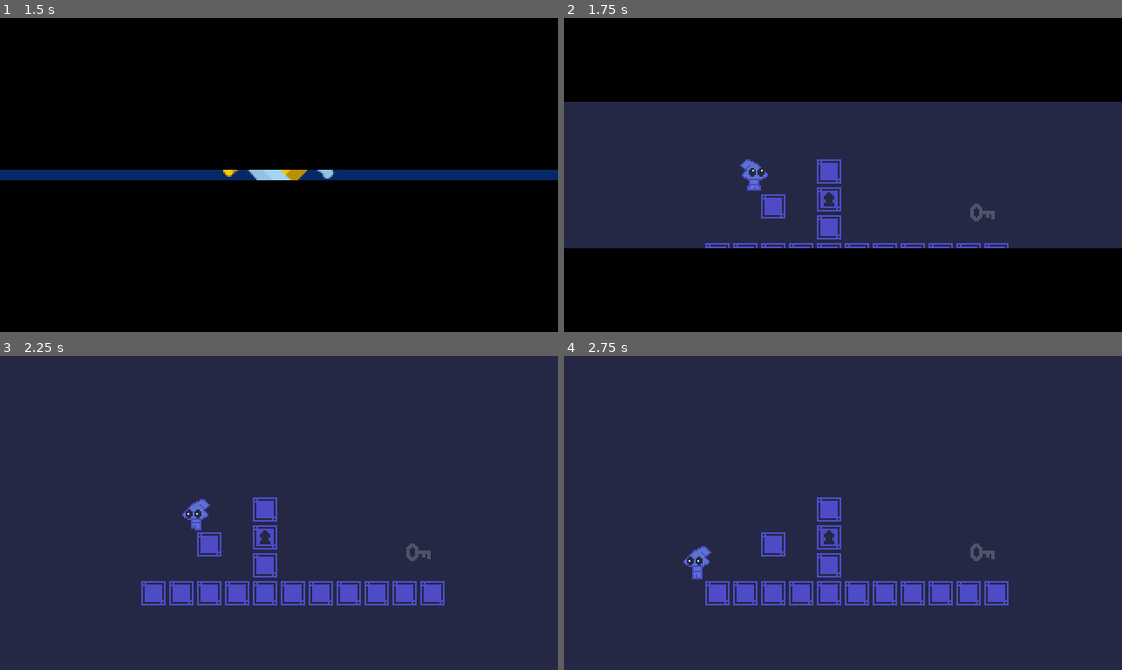
Above: before the commit, frames 1-4 (two rows, left to right).
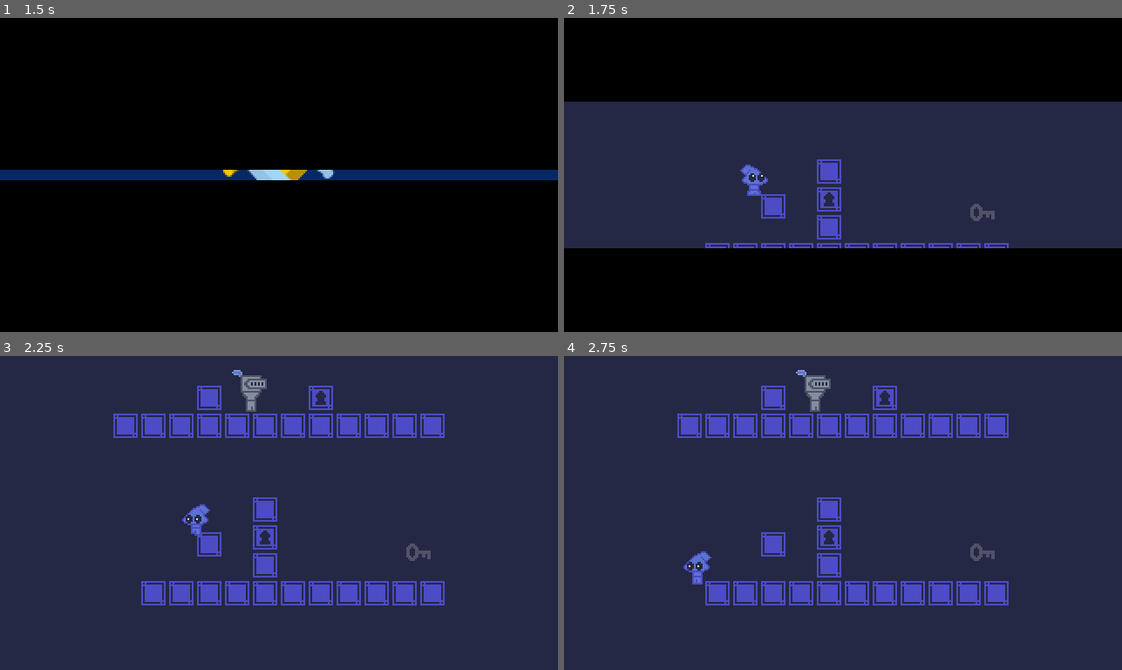
Above: after the commit, the same moments.

Repository: dw3nt/palette-jam-2-break
Game: Godot game, scene res://Main.tscn
Same seed, same stepped clock (60 frames per second), same inputs: the game is played once before the commit and once after it.
Inputs:
- Up to frame 1 (1.5 s): hold S (crouch) 0.53-1.28 s; hold D (move_right) from 0.53 s (still down); tap Space (jump) at 0.77 s; tap E (interact) at 1.35 s
- Up to frame 2 (1.75 s): keep holding D (move_right); tap Space (jump) at 1.52 s
- Up to frame 3 (2.25 s): release D (move_right) at 2.03 s; hold A (move_left) from 2.03 s (still down); hold Shift (throw) from 2.03 s (still down)
- Up to frame 4 (2.75 s): keep holding A (move_left); keep holding Shift (throw)

Frame 1 is identical in both runs. In frame 2, 0.3% of the frame differs, in the area x 31-37%, y 45-57%; in frame 3, 4.4%, in the area x 20-80%, y 4-58%; in frame 4, 4.4%.

Commit message:
guard with basic patrol and idle states

Diff:
--- a/Main.gd
+++ b/Main.gd
@@ -27,6 +27,7 @@
 
 
 func _ready():
+	randomize()
 	TransitionsLoader.initTransitions(transitionsWrap)
 
 	currentRoom = roomWrap.get_child(0)
--- /dev/null
+++ b/characters/guard/Guard.gd
@@ -0,0 +1,26 @@
+extends KinematicBody2D
+
+onready var stateWrap = $GuardStateMachine as GuardStateMachine
+
+
+func _ready() -> void:
+	stateWrap.ready()
+	stateWrap.velocity = Vector2(0, stateWrap.state.GRAVITY)
+
+
+func _input(event) -> void:
+	stateWrap.state.input(event)
+
+
+func _unhandled_input(event) -> void:
+	stateWrap.state.unhandled_input(event)
+
+
+func _process(delta) -> void:
+	stateWrap.state.process(delta)
+
+
+func _physics_process(delta) -> void:
+	stateWrap.state.physics_process(delta)
+	move_and_slide(stateWrap.velocity, Vector2.UP)
+	stateWrap.isOnFloor = is_on_floor()
--- /dev/null
+++ b/characters/guard/Guard.tscn
@@ -0,0 +1,114 @@
+[gd_scene load_steps=10 format=2]
+
+[ext_resource path="res://assets/images/characters/guard.png" type="Texture" id=1]
+[ext_resource path="res://characters/guard/Guard.gd" type="Script" id=2]
+[ext_resource path="res://characters/guard/GuardStateMachine.gd" type="Script" id=3]
+[ext_resource path="res://characters/guard/Idle.gd" type="Script" id=4]
+[ext_resource path="res://characters/guard/Patrol.gd" type="Script" id=5]
+
+[sub_resource type="RectangleShape2D" id=1]
+extents = Vector2( 5, 10 )
+
+[sub_resource type="Animation" id=2]
+length = 0.001
+tracks/0/type = "value"
+tracks/0/path = NodePath("Sprite:frame")
+tracks/0/interp = 1
+tracks/0/loop_wrap = true
+tracks/0/imported = false
+tracks/0/enabled = true
+tracks/0/keys = {
+"times": PoolRealArray( 0 ),
+"transitions": PoolRealArray( 1 ),
+"update": 0,
+"values": [ 0 ]
+}
+
+[sub_resource type="Animation" id=3]
+resource_name = "idle"
+length = 0.5
+loop = true
+tracks/0/type = "value"
+tracks/0/path = NodePath("Sprite:frame")
+tracks/0/interp = 1
+tracks/0/loop_wrap = true
+tracks/0/imported = false
+tracks/0/enabled = true
+tracks/0/keys = {
+"times": PoolRealArray( 0, 0.1, 0.2, 0.3, 0.4 ),
+"transitions": PoolRealArray( 1, 1, 1, 1, 1 ),
+"update": 1,
+"values": [ 0, 1, 2, 3, 4 ]
+}
+
+[sub_resource type="Animation" id=4]
+resource_name = "run"
+length = 0.4
+loop = true
+tracks/0/type = "value"
+tracks/0/path = NodePath("Sprite:frame")
+tracks/0/interp = 1
+tracks/0/loop_wrap = true
+tracks/0/imported = false
+tracks/0/enabled = true
+tracks/0/keys = {
+"times": PoolRealArray( 0, 0.1, 0.2, 0.3 ),
+"transitions": PoolRealArray( 1, 1, 1, 1 ),
+"update": 1,
+"values": [ 5, 6, 7, 8 ]
+}
+
+[node name="Guard" type="KinematicBody2D"]
+collision_layer = 8
+script = ExtResource( 2 )
+
+[node name="Sprite" type="Sprite" parent="."]
+position = Vector2( 0, -12 )
+texture = ExtResource( 1 )
+hframes = 9
+
+[node name="CollisionShape2D" type="CollisionShape2D" parent="."]
+position = Vector2( 0, -10 )
+shape = SubResource( 1 )
+
+[node name="AnimationPlayer" type="AnimationPlayer" parent="."]
+autoplay = "idle"
+anims/RESET = SubResource( 2 )
+anims/idle = SubResource( 3 )
+anims/run = SubResource( 4 )
+
+[node name="GuardStateMachine" type="Node2D" parent="."]
+script = ExtResource( 3 )
+animationPlayerPath = NodePath("../AnimationPlayer")
+spritePath = NodePath("../Sprite")
+
+[node name="Idle" type="Node2D" parent="GuardStateMachine"]
+script = ExtResource( 4 )
+
+[node name="Timer" type="Timer" parent="GuardStateMachine/Idle"]
+one_shot = true
+
+[node name="Patrol" type="Node2D" parent="GuardStateMachine"]
+script = ExtResource( 5 )
+
+[node name="Timer" type="Timer" parent="GuardStateMachine/Patrol"]
+
+[node name="EdgeDetect" type="RayCast2D" parent="GuardStateMachine/Patrol"]
+position = Vector2( 5, 0 )
+cast_to = Vector2( 0, 6 )
+collision_mask = 64
+collide_with_areas = true
+collide_with_bodies = false
+
+[node name="EdgeTimer" type="Timer" parent="GuardStateMachine/Patrol/EdgeDetect"]
+wait_time = 0.2
+one_shot = true
+
+[node name="WallDetect" type="RayCast2D" parent="GuardStateMachine/Patrol"]
+position = Vector2( 0, -4 )
+cast_to = Vector2( 6, 0 )
+collision_mask = 16
+
+[connection signal="timeout" from="GuardStateMachine/Idle/Timer" to="GuardStateMachine/Idle" method="_on_Timer_timeout"]
+[connection signal="timeout" from="GuardStateMachine/Patrol/Timer" to="GuardStateMachine/Patrol" method="_on_Timer_timeout"]
+[connection signal="timeout" from="GuardStateMachine/Patrol/EdgeDetect/EdgeTimer" to="GuardStateMachine/Patrol" method="_on_EdgeTimer_timeout"]
--- /dev/null
+++ b/characters/guard/GuardState.gd
@@ -0,0 +1,18 @@
+extends BaseState
+class_name GuardState
+
+const FRICTION := 0.4
+const AIR_FRICTION := 0.05
+const CHASE_SPEED := 75.0
+const ALERT_SPEED := 50.0
+const PATROL_SPEED := 30.0
+const JUMP_FORCE := -200.0
+const AIR_MOVE_SPEED := 60.0
+const GRAVITY := 10.0
+const LERP_THRESHOLD := 0.01
+
+var fsm : GuardStateMachine
+
+
+func handleFacing(facingDir : int) -> void:
+	fsm.sprite.flip_h = facingDir < 0
--- /dev/null
+++ b/characters/guard/GuardStateMachine.gd
@@ -0,0 +1,4 @@
+extends BaseStateMachine
+class_name GuardStateMachine
+
+var isOnFloor : bool
--- /dev/null
+++ b/characters/guard/Idle.gd
@@ -0,0 +1,28 @@
+extends GuardState
+
+const IDLE_TIME_MIN := 2.5
+const IDLE_TIME_MAX := 6.0
+
+var idleTime : float
+
+onready var timer = $Timer as Timer
+
+
+func _ready() -> void:
+	idleTime = rand_range(IDLE_TIME_MIN, IDLE_TIME_MAX)
+
+
+func enter_state(_params : Dictionary = {}) -> void:
+	fsm.anim.play("idle")
+	timer.start(idleTime)
+
+
+func physics_process(delta : float) -> void:
+	if fsm.velocity.x != 0:
+		fsm.velocity.x = lerp(fsm.velocity.x, 0.0, FRICTION)
+		if abs(fsm.velocity.x) < LERP_THRESHOLD:
+			fsm.velocity.x = 0
+
+
+func _on_Timer_timeout() -> void:
+	fsm.change_state("Patrol", { "moveDir" : 1 if randf() < 0.5 else -1 })
--- /dev/null
+++ b/characters/guard/Patrol.gd
@@ -0,0 +1,69 @@
+extends GuardState
+
+const WALL_DETECT_DISTANCE := 6
+const EDGE_DETECT_OFFSET := 5
+const PATROL_TIME_MIN := 2.0
+const PATROL_TIME_MAX := 4.0
+
+var patrolTime : float
+var moveDir : int = 1
+var shouldTurnAround : bool = true
+
+onready var timer = $Timer as Timer
+onready var wallDetect = $WallDetect as RayCast2D
+onready var edgeDetect = $EdgeDetect as RayCast2D
+onready var edgeTimer = $EdgeDetect/EdgeTimer as Timer
+
+
+func _ready() -> void:
+	patrolTime = rand_range(PATROL_TIME_MIN, PATROL_TIME_MAX)
+
+
+func enter_state(params : Dictionary = {}) -> void:
+	if params.keys().has("moveDir") && params.moveDir:
+		moveDir = params.moveDir
+
+	fsm.anim.play("run", -1, 0.5)
+	timer.start(patrolTime)
+	edgeTimer.start()
+
+	shouldTurnAround = true
+	edgeDetect.enabled = true
+	wallDetect.enabled = true
+	handleFacing(moveDir)
+
+
+func physics_process(delta : float) -> void:
+	if edgeDetect.is_colliding():
+		if shouldTurnAround:
+			moveDir *= -1
+			handleFacing(moveDir)
+		else:
+			timer.stop()
+			fsm.change_state("Idle")
+			return
+	elif wallDetect.is_colliding():
+		print('wall collide')
+		moveDir *= -1
+		handleFacing(moveDir)
+
+	fsm.velocity.x = moveDir * PATROL_SPEED
+
+
+func exit_state() -> void:
+	edgeDetect.enabled = false
+	wallDetect.enabled = false
+
+
+func handleFacing(facingDir : int) -> void:
+	.handleFacing(facingDir)
+	edgeDetect.position.x = facingDir * EDGE_DETECT_OFFSET
+	wallDetect.cast_to.x = facingDir * WALL_DETECT_DISTANCE
+
+
+func _on_Timer_timeout() -> void:
+	fsm.change_state("Idle")
+
+
+func _on_EdgeTimer_timeout() -> void:
+	shouldTurnAround = false
--- /dev/null
+++ b/objects/GuardEdge.tscn
@@ -0,0 +1,12 @@
+[gd_scene load_steps=2 format=2]
+
+[sub_resource type="RectangleShape2D" id=1]
+extents = Vector2( 8, 8 )
+
+[node name="GuardEdge" type="Area2D"]
+collision_layer = 64
+collision_mask = 0
+
+[node name="CollisionShape2D" type="CollisionShape2D" parent="."]
+position = Vector2( 8, 8 )
+shape = SubResource( 1 )
--- a/objects/WallBlock.tscn
+++ b/objects/WallBlock.tscn
@@ -7,7 +7,7 @@
 
 [node name="WallBlock" type="StaticBody2D"]
 collision_layer = 16
-collision_mask = 3
+collision_mask = 15
 
 [node name="Sprite" type="Sprite" parent="."]
 texture = ExtResource( 1 )
--- a/project.godot
+++ b/project.godot
@@ -38,6 +38,16 @@
 "class": "FileDataManager",
 "language": "GDScript",
 "path": "res://scripts/FileDataManager.gd"
+}, {
+"base": "BaseState",
+"class": "GuardState",
+"language": "GDScript",
+"path": "res://characters/guard/GuardState.gd"
+}, {
+"base": "BaseStateMachine",
+"class": "GuardStateMachine",
+"language": "GDScript",
+"path": "res://characters/guard/GuardStateMachine.gd"
 }, {
 "base": "KinematicBody2D",
 "class": "Key",
@@ -76,6 +86,8 @@
 "BaseStateMachine": "",
 "DamageAnimationPlayer": "",
 "FileDataManager": "",
+"GuardState": "",
+"GuardStateMachine": "",
 "Key": "",
 "PickUpItem": "",
 "Player": "",
@@ -201,8 +213,10 @@
 2d_physics/layer_1="player"
 2d_physics/layer_2="item"
 2d_physics/layer_3="key"
+2d_physics/layer_4="guard"
 2d_physics/layer_5="wall"
 2d_physics/layer_6="lock"
+2d_physics/layer_7="guard_edge"
 
 [rendering]
 
--- a/rooms/Playground.tscn
+++ b/rooms/Playground.tscn
@@ -6,6 +6,8 @@
 [ext_resource path="res://characters/player/Player.tscn" type="PackedScene" id=4]
 [ext_resource path="res://objects/LockedBlock.tscn" type="PackedScene" id=5]
 [ext_resource path="res://objects/Key.tscn" type="PackedScene" id=6]
+[ext_resource path="res://characters/guard/Guard.tscn" type="PackedScene" id=7]
+[ext_resource path="res://objects/GuardEdge.tscn" type="PackedScene" id=8]
 
 [node name="Playground" instance=ExtResource( 1 )]
 script = ExtResource( 2 )
@@ -54,14 +56,64 @@
 [node name="WallBlock14" parent="WallWrap" index="13" instance=ExtResource( 3 )]
 position = Vector2( 112, 100 )
 
-[node name="LockedBlock" parent="WallWrap" index="14" instance=ExtResource( 5 )]
+[node name="WallBlock15" parent="WallWrap" index="14" instance=ExtResource( 3 )]
+position = Vector2( 64, 32 )
+
+[node name="WallBlock16" parent="WallWrap" index="15" instance=ExtResource( 3 )]
+position = Vector2( 80, 32 )
+
+[node name="WallBlock17" parent="WallWrap" index="16" instance=ExtResource( 3 )]
+position = Vector2( 96, 32 )
+
+[node name="WallBlock18" parent="WallWrap" index="17" instance=ExtResource( 3 )]
+position = Vector2( 112, 32 )
+
+[node name="WallBlock19" parent="WallWrap" index="18" instance=ExtResource( 3 )]
+position = Vector2( 128, 32 )
+
+[node name="WallBlock20" parent="WallWrap" index="19" instance=ExtResource( 3 )]
+position = Vector2( 144, 32 )
+
+[node name="WallBlock21" parent="WallWrap" index="20" instance=ExtResource( 3 )]
+position = Vector2( 160, 32 )
+
+[node name="WallBlock22" parent="WallWrap" index="21" instance=ExtResource( 3 )]
+position = Vector2( 176, 32 )
+
+[node name="WallBlock23" parent="WallWrap" index="22" instance=ExtResource( 3 )]
+position = Vector2( 192, 32 )
+
+[node name="WallBlock24" parent="WallWrap" index="23" instance=ExtResource( 3 )]
+position = Vector2( 208, 32 )
+
+[node name="WallBlock25" parent="WallWrap" index="24" instance=ExtResource( 3 )]
+position = Vector2( 224, 32 )
+
+[node name="WallBlock26" parent="WallWrap" index="25" instance=ExtResource( 3 )]
+position = Vector2( 240, 32 )
+
+[node name="WallBlock27" parent="WallWrap" index="26" instance=ExtResource( 3 )]
+position = Vector2( 112, 16 )
+
+[node name="LockedBlock" parent="WallWrap" index="27" instance=ExtResource( 5 )]
 position = Vector2( 144, 96 )
-collision_layer = 1
+
+[node name="LockedBlock2" parent="WallWrap" index="28" instance=ExtResource( 5 )]
+position = Vector2( 176, 16 )
 
 [node name="ItemWrap" type="Node2D" parent="." index="1"]
 
 [node name="Key" parent="ItemWrap" index="0" instance=ExtResource( 6 )]
 position = Vector2( 240, 112 )
 
-[node name="Player" parent="." index="2" instance=ExtResource( 4 )]
+[node name="Guard" parent="." index="2" instance=ExtResource( 7 )]
+position = Vector2( 144, 32 )
+
+[node name="Player" parent="." index="3" instance=ExtResource( 4 )]
 position = Vector2( 96, 128 )
+
+[node name="GuardEdge" parent="." index="4" instance=ExtResource( 8 )]
+position = Vector2( 48, 32 )
+
+[node name="GuardEdge2" parent="." index="5" instance=ExtResource( 8 )]
+position = Vector2( 256, 32 )
Binary file added: assets/images/characters/guard.png
Not shown, added: assets/images/characters/guard.png.import
Binary file changed: assets/images/characters/player.png
Binary file added: assets/images/guard.aseprite
Binary file changed: assets/images/key.aseprite
Binary file changed: assets/images/key.png
Binary file changed: assets/images/player.aseprite
Not shown: 1 places in rooms/Playground.tscn that only renumber resources
